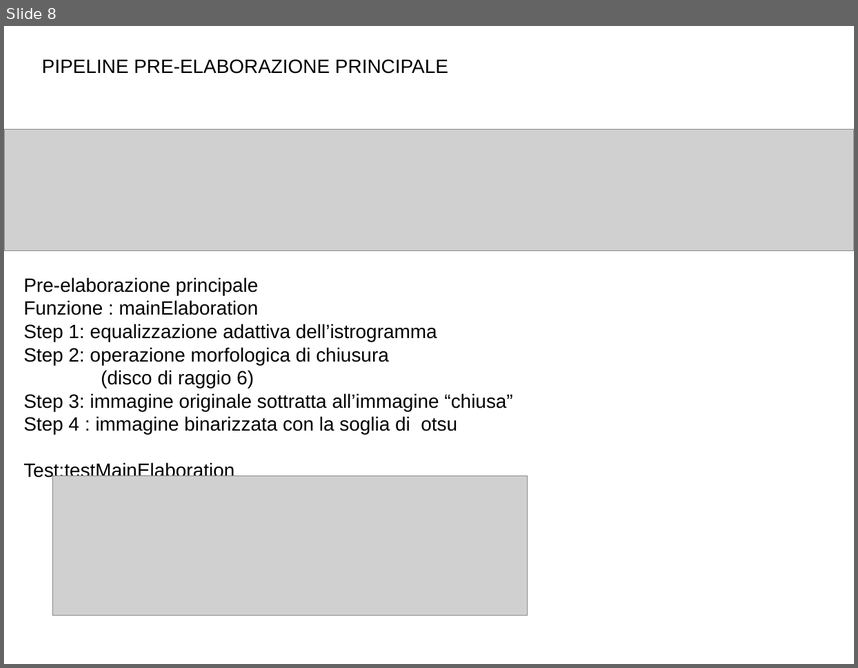
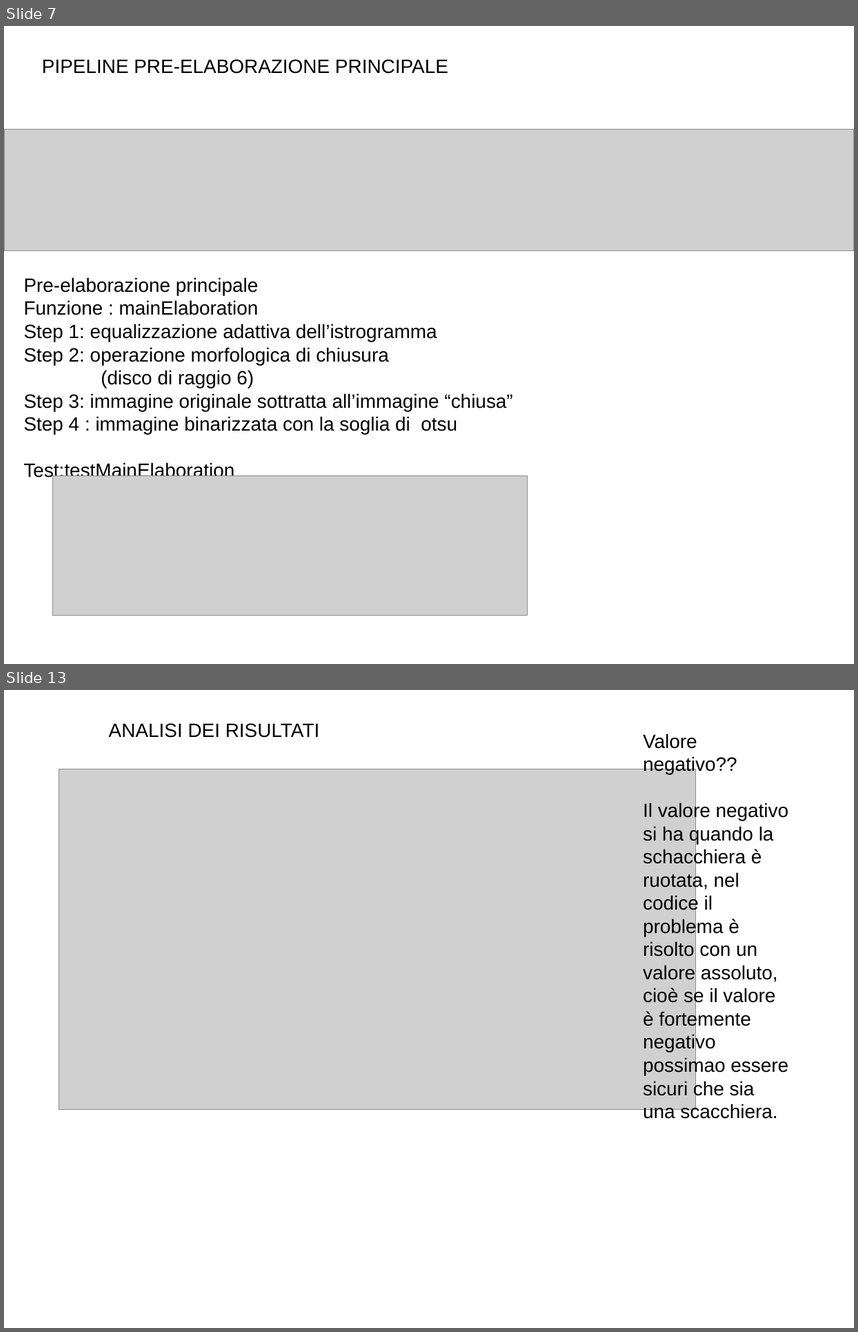
Before and after one commit to pietroparini2/chessProject, a slide deck: relazioneProgettoEI/presentazione.odp. Shown one above the other, each under a label of ours: slide 8 before the commit, slides 7 and 13 after it; the slides between them are not shown. The pictures are 858x668 and 858x1332 pixels, drawn with LibreOffice and Linux fonts; fonts in the diff are those of the drawing; grey boxes stand for pictures. Boxes give left, top, right and bottom in pixels: in the first picture for what was removed or moved away, otherwise in the second. Text is boxed around its words. In the diff, an @@ line names an element or a change of style, - is before the commit and + after.

```diff
--- a/relazioneProgettoEI/presentazione.odp
+++ b/relazioneProgettoEI/presentazione.odp
@@ slide 13 added at [4, 690, 854, 1328], background #FFFFFF @@
@@ text added at [109, 723, 319, 738], 18 pt, text #000000 @@
+ANALISI DEI RISULTATI
@@ text added at [643, 733, 789, 1121], 18 pt, text #000000 @@
+Valore negativo??
+Il valore negativo si ha quando la schacchiera è ruotata, nel codice il problema è risolto con un valore assoluto, cioè se il valore è fortemente negativo possimao essere sicuri che sia una scacchiera.
@@ picture added at [59, 769, 696, 1110] @@
@@ what was slide 8 is now slide 7 @@
```
Also in this commit, not shown: 1 slide changed, 4 other slides added, 1 slide removed, 4 other files.
